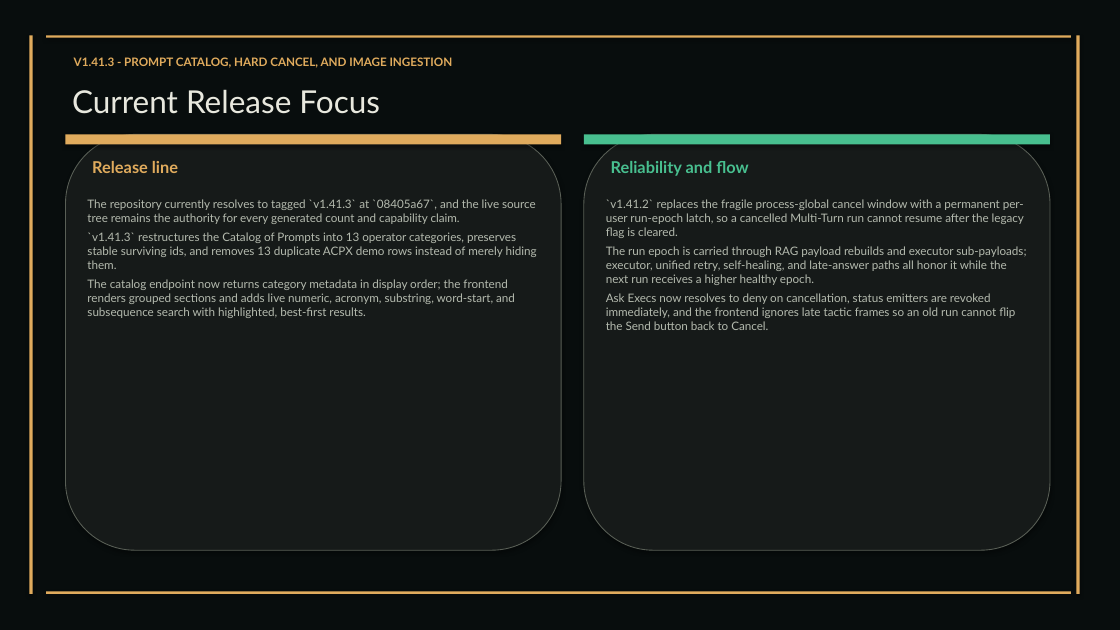
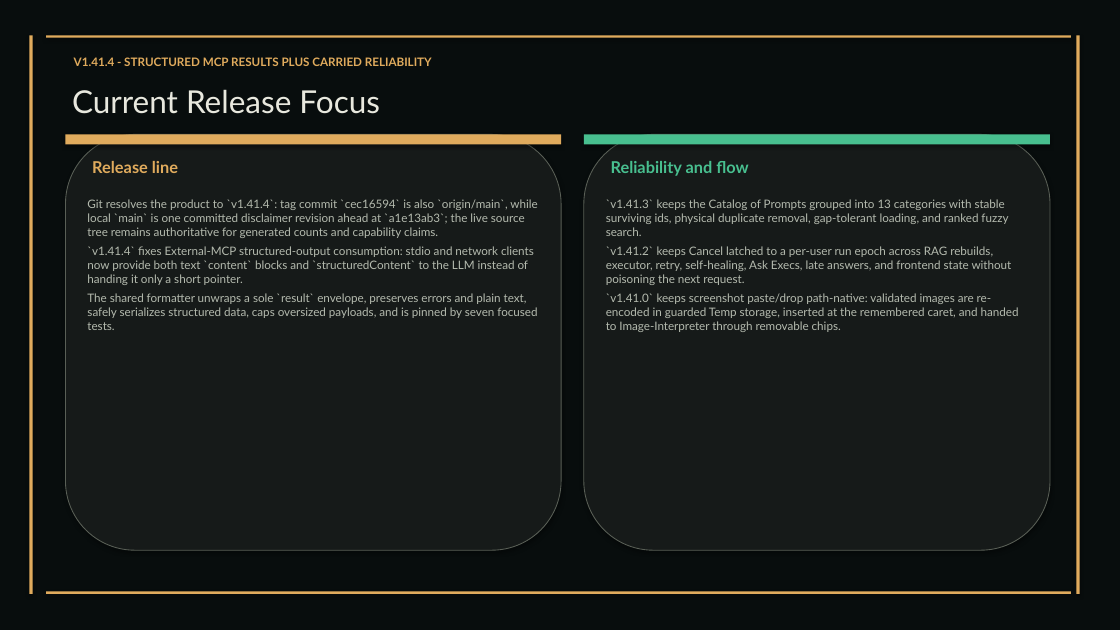
Before and after one commit to XAIHT/Tlamatini, a slide deck: slide 20 of Tlamatini_eXtended_Artificial_Intelligence_Humanly_Tempered.pptx. Drawn at 1120x630 pixels with LibreOffice and Linux fonts; fonts in the diff are those of the drawing. Boxes give left, top, right and bottom in pixels: in the first picture for what was removed or moved away, otherwise in the second. Text is boxed around its words. In the diff, an @@ line names an element or a change of style, - is before the commit and + after.

```diff
--- a/Tlamatini_eXtended_Artificial_Intelligence_Humanly_Tempered.pptx
+++ b/Tlamatini_eXtended_Artificial_Intelligence_Humanly_Tempered.pptx
@@ text at bbox=[74, 57, 432, 66]: text changed @@
-V1.41.3 - PROMPT CATALOG, HARD CANCEL, AND IMAGE INGESTION
+V1.41.4 - STRUCTURED MCP RESULTS PLUS CARRIED RELIABILITY
@@ text at bbox=[87, 199, 537, 330]: text changed @@
-The repository currently resolves to tagged `v1.41.3` at `08405a67`, and the live source tree remains the authority for every generated count and capability claim.
-`v1.41.3` restructures the Catalog of Prompts into 13 operator categories, preserves stable surviving ids, and removes 13 duplicate ACPX demo rows instead of merely hiding them.
-The catalog endpoint now returns category metadata in display order; the frontend renders grouped sections and adds live numeric, acronym, substring, word-start, and subsequence search with highlighted, best-first results.
+Git resolves the product to `v1.41.4`: tag commit `cec16594` is also `origin/main`, while local `main` is one committed disclaimer revision ahead at `a1e13ab3`; the live source tree remains authoritative for generated counts and capability claims.
+`v1.41.4` fixes External-MCP structured-output consumption: stdio and network clients now provide both text `content` blocks and `structuredContent` to the LLM instead of handing it only a short pointer.
+The shared formatter unwraps a sole `result` envelope, preserves errors and plain text, safely serializes structured data, caps oversized payloads, and is pinned by seven focused tests.
@@ text at bbox=[606, 199, 1019, 332]: text changed @@
-`v1.41.2` replaces the fragile process-global cancel window with a permanent per-user run-epoch latch, so a cancelled Multi-Turn run cannot resume after the legacy flag is cleared.
-The run epoch is carried through RAG payload rebuilds and executor sub-payloads; executor, unified retry, self-healing, and late-answer paths all honor it while the next run receives a higher healthy epoch.
-Ask Execs now resolves to deny on cancellation, status emitters are revoked immediately, and the frontend ignores late tactic frames so an old run cannot flip the Send button back to Cancel.
+`v1.41.3` keeps the Catalog of Prompts grouped into 13 categories with stable surviving ids, physical duplicate removal, gap-tolerant loading, and ranked fuzzy search.
+`v1.41.2` keeps Cancel latched to a per-user run epoch across RAG rebuilds, executor, retry, self-healing, Ask Execs, late answers, and frontend state without poisoning the next request.
+`v1.41.0` keeps screenshot paste/drop path-native: validated images are re-encoded in guarded Temp storage, inserted at the remembered caret, and handed to Image-Interpreter through removable chips.
```
Also in this commit, not shown: 52 other slides changed, 8 slides added, 3 slides removed, 21 other files.
